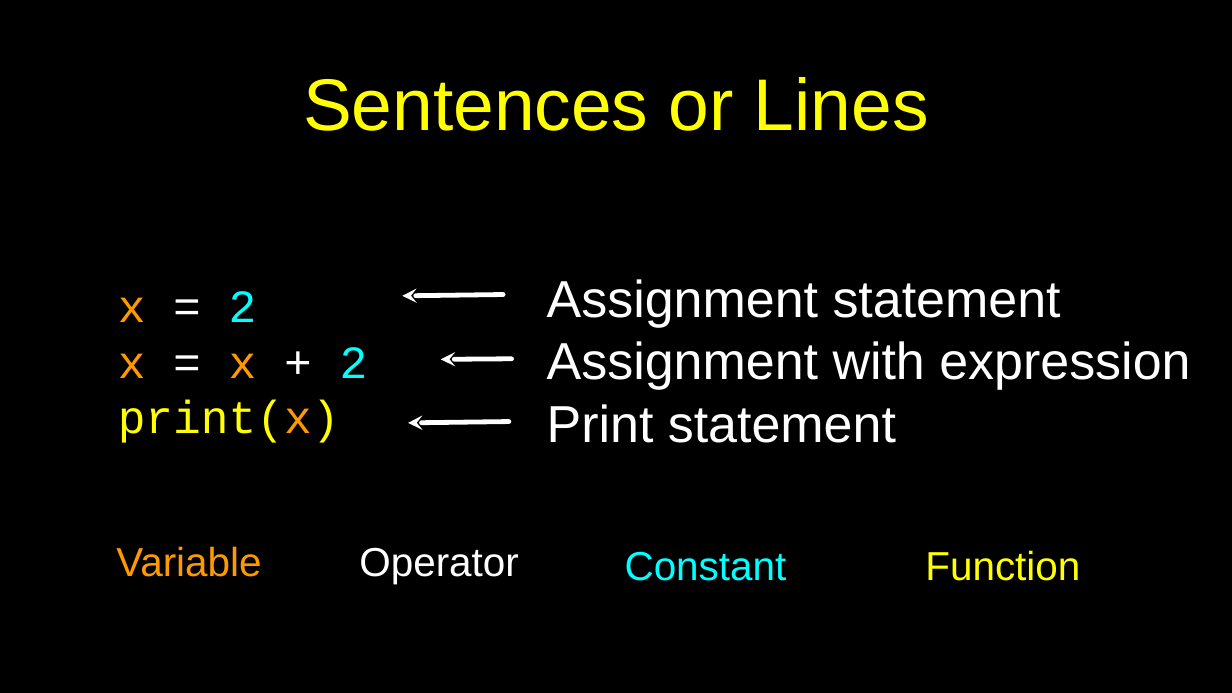
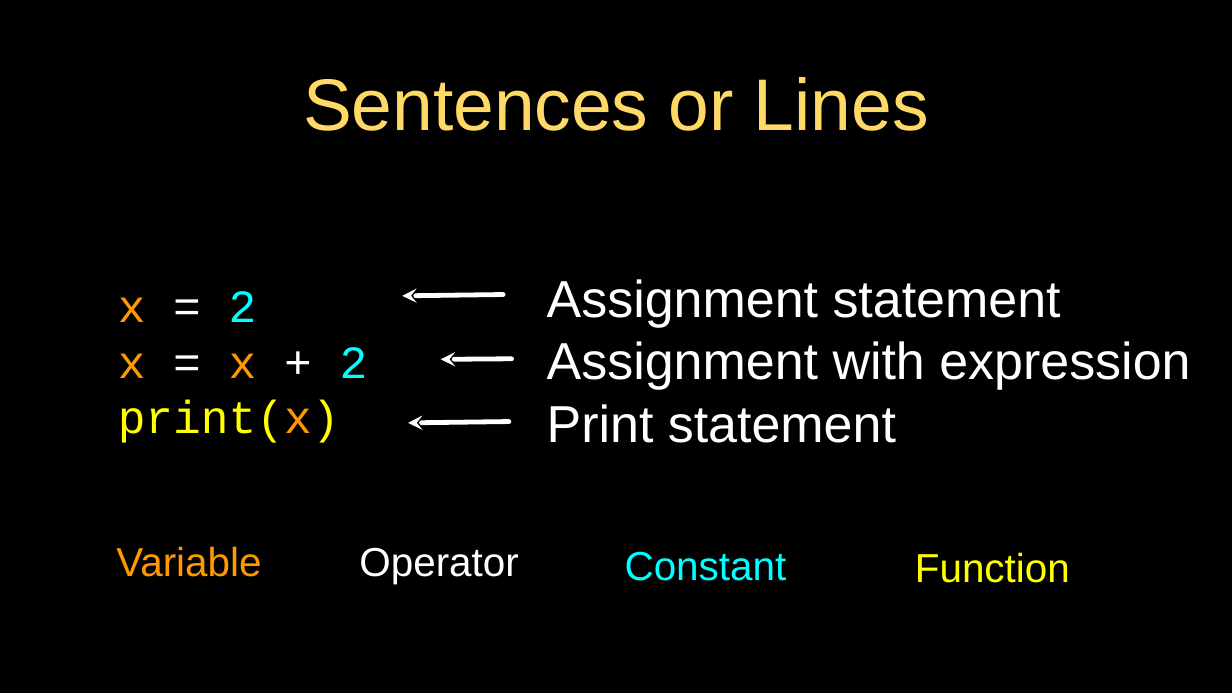
Before and after one commit to csev/py4e, a slide deck: slide 11 of lectures3/Pythonlearn-02-Expressions.pptx. Drawn at 1232x693 pixels with LibreOffice and Linux fonts; fonts in the diff are those of the drawing. Boxes give left, top, right and bottom in pixels: in the first picture for what was removed or moved away, otherwise in the second. Text is boxed around its words. In the diff, an @@ line names an element or a change of style, - is before the commit and + after.

```diff
--- a/lectures3/Pythonlearn-02-Expressions.pptx
+++ b/lectures3/Pythonlearn-02-Expressions.pptx
@@ title "Sentences or Lines" at box(303, 77, 929, 131): text colour #FFFF00 to #FFD966 @@
@@ text "Function": place and size @@
-text "Function" at box(925, 550, 1080, 581)
+text "Function" at box(915, 552, 1070, 583)
```
Also in this commit, not shown: 24 other slides changed, 1 slide removed, 7 other files.
